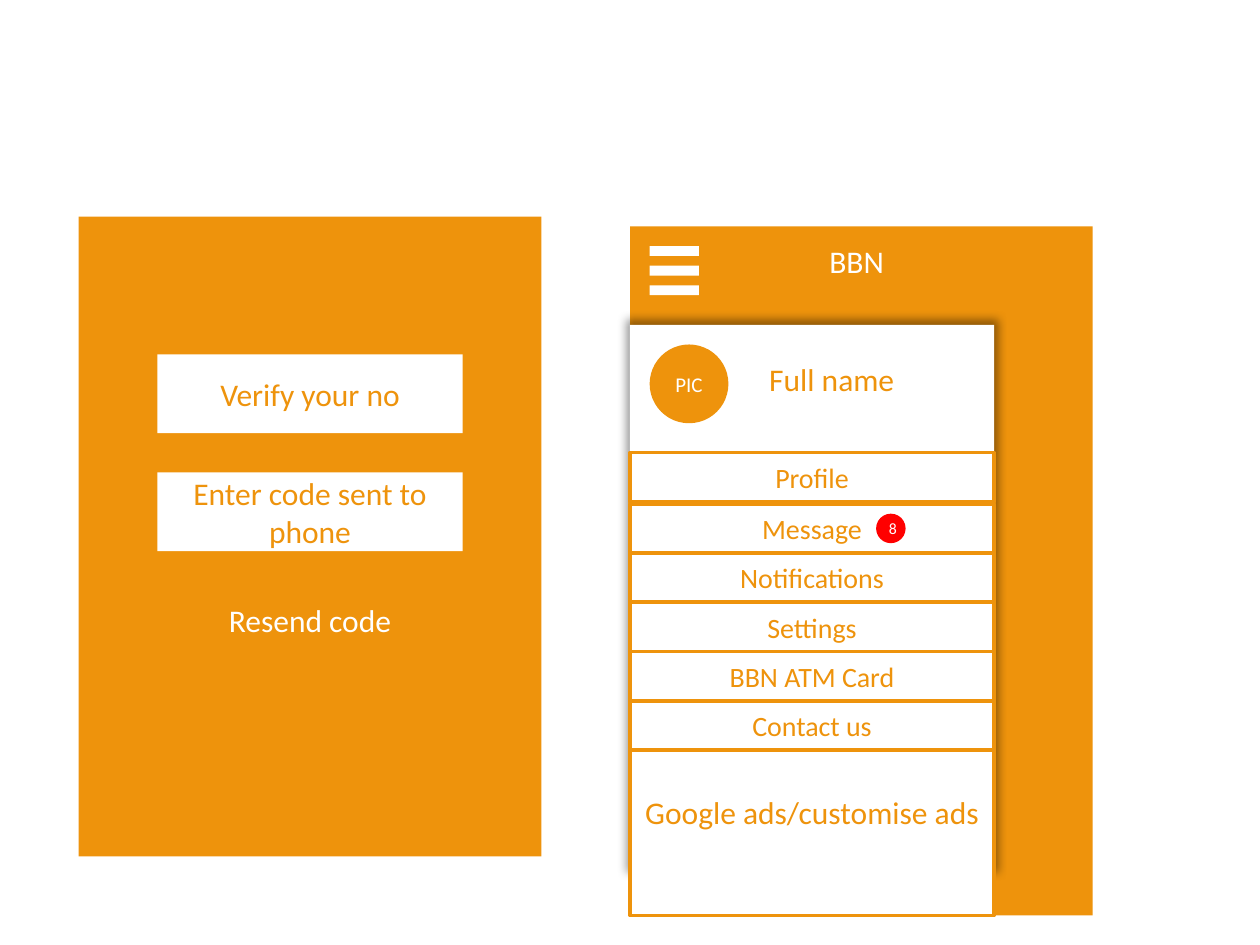
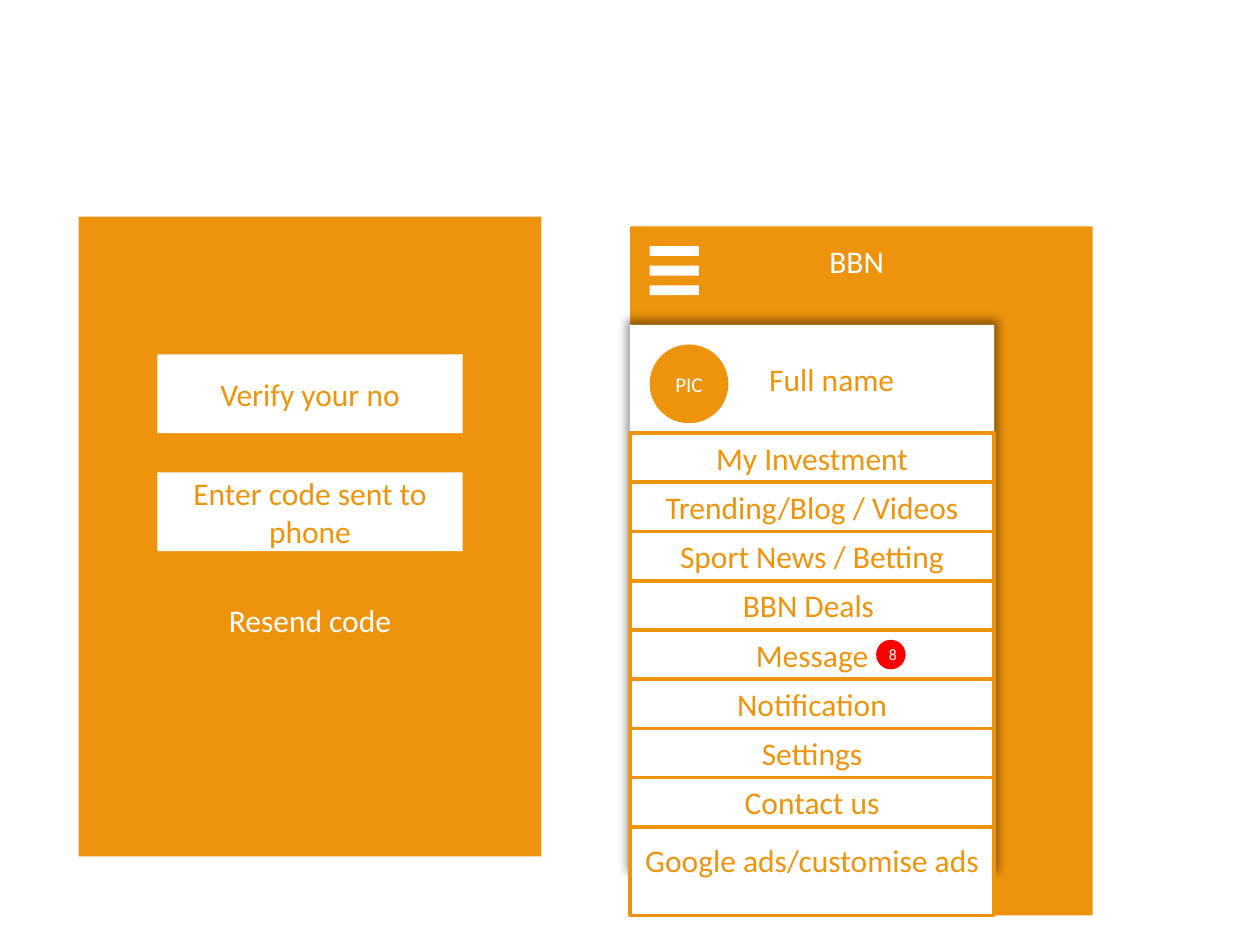
Before and after one commit to kleitz/BoonBuy, a slide deck: slide 4 of designs_mockups/Boonbuy Network app.pptx (slide 5 before the commit). Drawn at 1260x945 pixels with LibreOffice and Linux fonts; fonts in the diff are those of the drawing. Boxes give left, top, right and bottom in pixels: in the first picture for what was removed or moved away, otherwise in the second. Text is boxed around its words. In the diff, an @@ line names an element or a change of style, - is before the commit and + after.

```diff
--- a/designs_mockups/Boonbuy Network app.pptx
+++ b/designs_mockups/Boonbuy Network app.pptx
@@ line moved from (630, 504) - (994, 504) to (630, 433) - (994, 433) @@
@@ rectangle added at bbox=[630, 433, 994, 483], fill #FFFFFF, outline #EE930C 2 pt, 18 pt, text #EE930C @@
+My Investment
@@ rectangle removed at bbox=[630, 452, 994, 501] @@
-Profile
@@ rectangle added at bbox=[630, 483, 994, 532], fill #FFFFFF, outline #EE930C 2 pt, 18 pt, text #EE930C @@
+Trending/Blog / Videos
@@ rectangle added at bbox=[630, 532, 994, 581], fill #FFFFFF, outline #EE930C 2 pt, 18 pt, text #EE930C @@
+Sport News / Betting
@@ rectangle "BBN Deals": place and size @@
-rectangle "BBN Deals" at bbox=[630, 651, 994, 701]
+rectangle "BBN Deals" at bbox=[630, 581, 994, 630]
@@ text in rectangle at bbox=[743, 595, 874, 618]: text changed; size 16 to 18 pt @@
-BBN ATM Card
+BBN Deals
@@ 3 rectangles, 1 ellipse: place and size @@
-3 rectangles, 1 ellipse at bbox=[630, 504, 994, 651]
+3 rectangles, 1 ellipse at bbox=[630, 630, 994, 777]
@@ text in rectangle at bbox=[737, 694, 887, 717]: text changed; size 16 to 18 pt @@
-Notifications
+Notification
@@ rectangle "Google ads/customise ads": place and size @@
-rectangle "Google ads/customise ads" at bbox=[630, 633, 994, 915]
+rectangle "Google ads/customise ads" at bbox=[630, 728, 994, 915]
@@ size 16 to 18 pt in 3 elements at bbox=[630, 630, 994, 679], bbox=[630, 728, 994, 777], bbox=[630, 777, 994, 827] @@
@@ rectangle "Contact us": place and size @@
-rectangle "Contact us" at bbox=[630, 701, 994, 750]
+rectangle "Contact us" at bbox=[630, 777, 994, 827]
```
Also in this commit, not shown: 2 other slides changed, 4 slides added, 1 slide removed.
